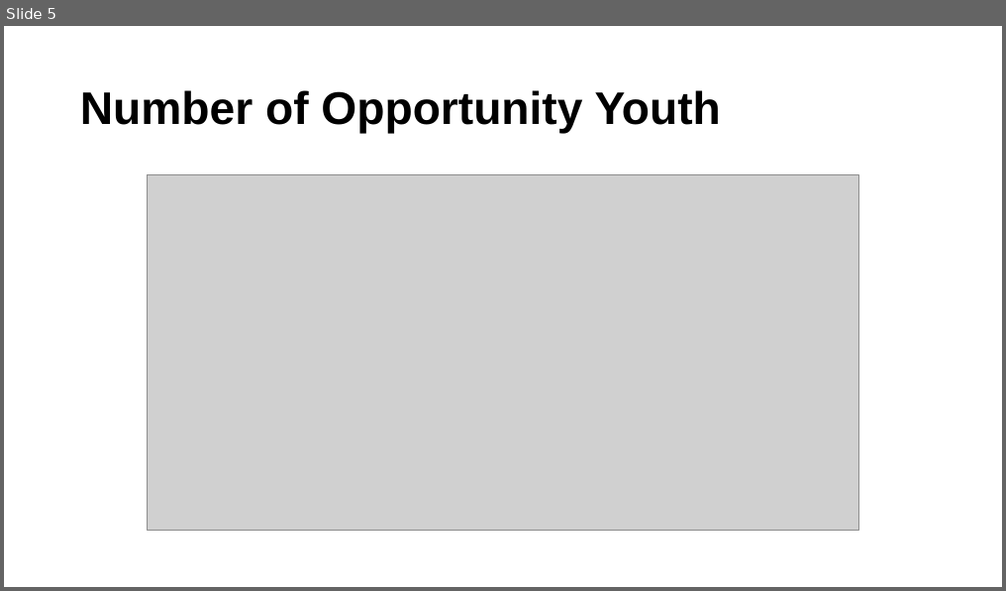
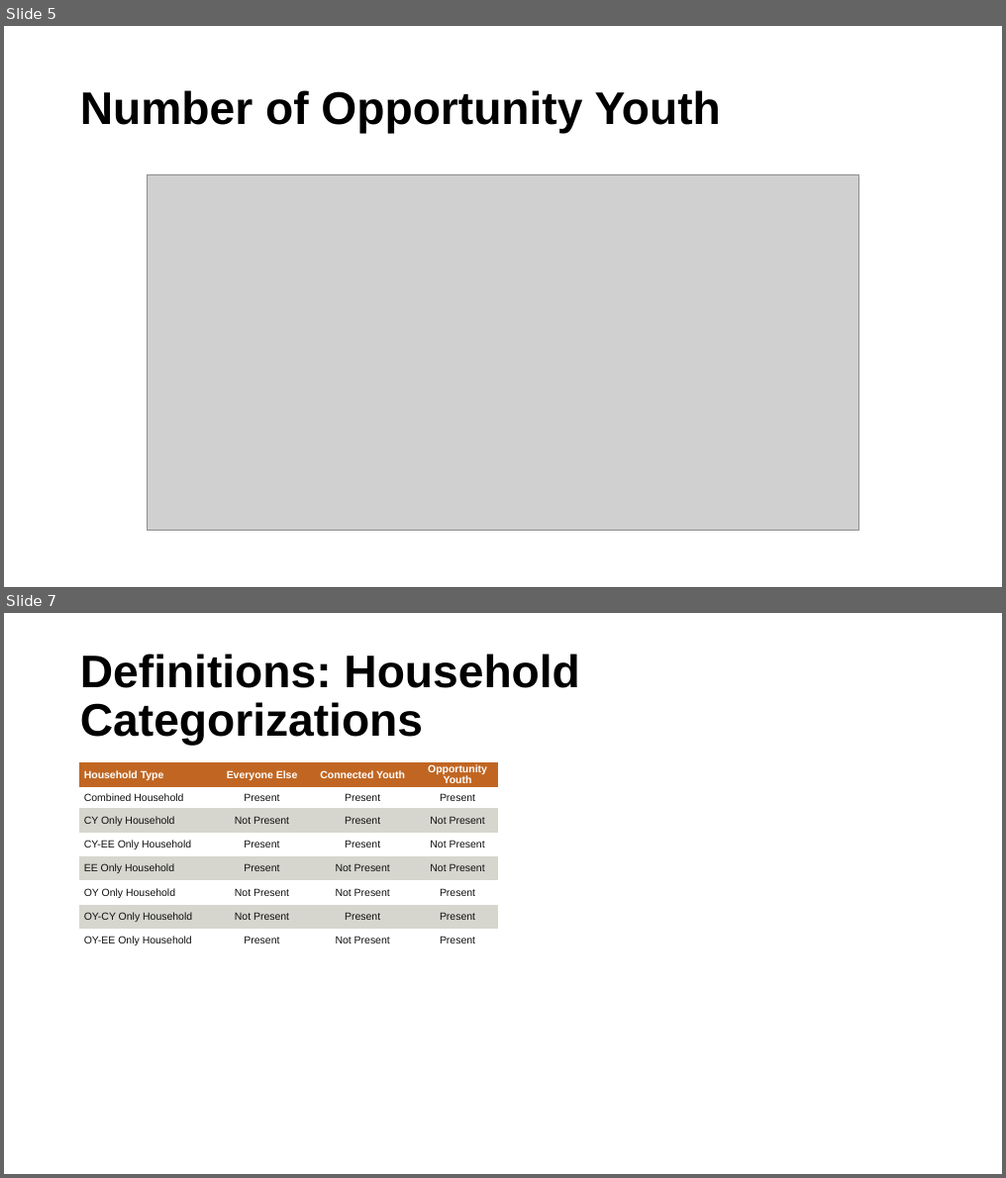
Before and after one commit to ucdiegorubi/oy_census_analysis, a slide deck: create_powerpoint/household_structure_estimates.pptx. Shown one above the other, each under a label of ours: slide 5 before the commit, slides 5 and 7 after it; the slides between them are not shown. The pictures are 1006x591 and 1006x1178 pixels, drawn with LibreOffice and Linux fonts; fonts in the diff are those of the drawing; grey boxes stand for pictures; background and template pictures are left out. Boxes give left, top, right and bottom in pixels: in the first picture for what was removed or moved away, otherwise in the second. Text is boxed around its words. In the diff, an @@ line names an element or a change of style, - is before the commit and + after.

Commit message:
blah these household types are killing me

```diff
--- a/create_powerpoint/household_structure_estimates.pptx
+++ b/create_powerpoint/household_structure_estimates.pptx
@@ slide 7 added at box(4, 613, 1002, 1174), background #FFFFFF @@
@@ title added at box(80, 654, 579, 746), 44 pt, text #000000, bold @@
+Definitions: Household Categorizations
@@ table added at box(79, 762, 498, 1174), 8 rows, 4 columns @@
+Household Type | Everyone Else | Connected Youth | Opportunity Youth
+Combined Household | Present | Present | Present
+CY Only Household | Not Present | Present | Not Present
+CY-EE Only Household | Present | Present | Not Present
+EE Only Household | Present | Not Present | Not Present
+OY Only Household | Not Present | Not Present | Present
+OY-CY Only Household | Not Present | Present | Present
+OY-EE Only Household | Present | Not Present | Present
```
Also in this commit, not shown: 2 slides changed, 1 other slide added, 6 other files.
